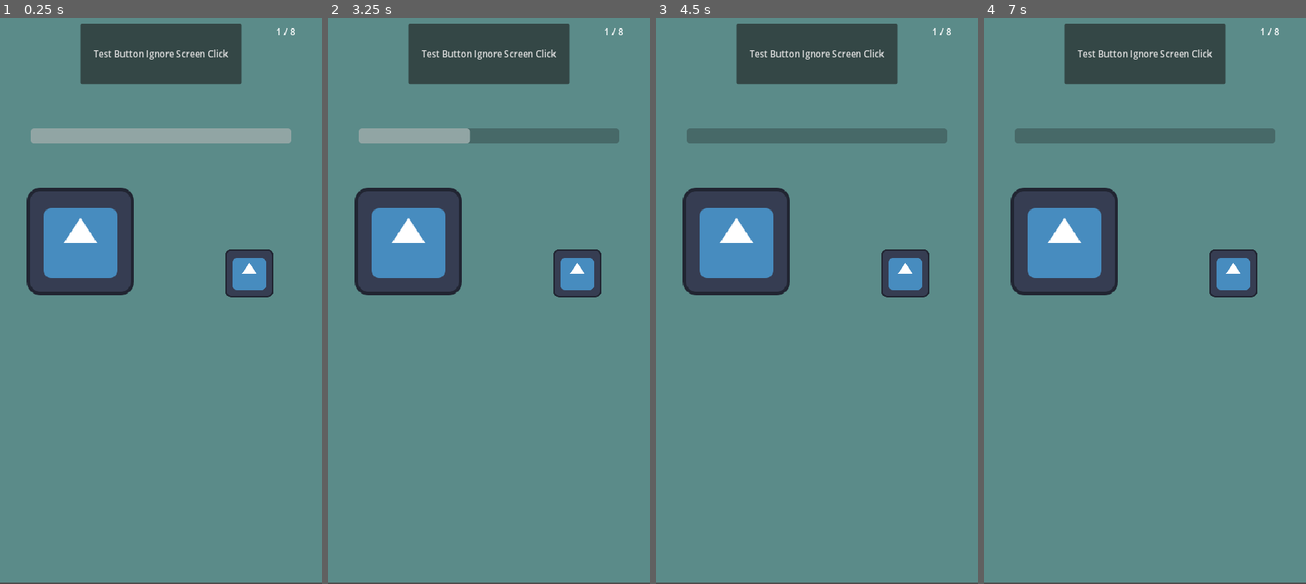
Above: before the commit, frames 1-4 (left to right).
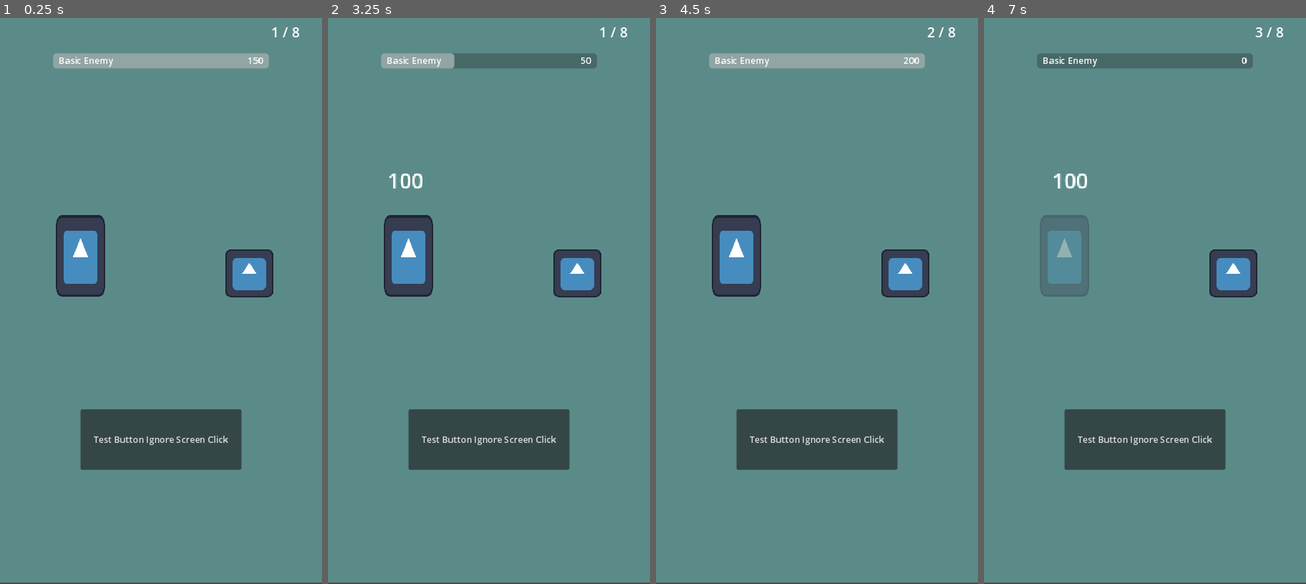
Above: after the commit, the same moments.

Repository: AhwetAlFo2ra/TapTap
Game: Godot game, scene res://GameTest/MainScreen.tscn
Two runs of this game, one before a commit and one after it. Both use one fixed random seed, a clock stepped at 60 frames per second and the inputs below. The project has no main scene, so this scene is started directly. The engine's default icon, where the game draws it, is replaced by a stand-in: a white triangle on a blue panel in a dark square.
Inputs (mouse positions are in pixels of both pictures, inside the frame that each line leads up to):
- Up to frame 1 (0.25 s): no input
- Up to frame 2 (3.25 s): click "Test Button Ignore Screen Cli…" at 0.5 s; click "Test Button Ignore Screen Cli…" at 1.25 s; click "Test Button Ignore Screen Cli…" at 2 s; tap Enter at 2.75 s; move the mouse to (559, 267) at 2.77 s; click (559, 267) at 2.92 s
- Up to frame 3 (4.5 s): move the mouse to (752, 323) at 3.52 s; click (752, 323) at 3.67 s; move the mouse to (849, 170) at 4.27 s; click (849, 170) at 4.42 s
- Up to frame 4 (7 s): tap Space at 5 s; move the mouse to (1128, 414) at 5.02 s; click (1128, 414) at 5.17 s; tap Enter at 5.75 s; move the mouse to (1241, 385) at 5.77 s; click (1241, 385) at 5.92 s; move the mouse to (1048, 210) at 6.52 s; click (1048, 210) at 6.67 s

The runs differ from the first frame. In frame 1, 19% of the frame differs, in the area x 8-93%, y 1-80%; in frame 2, 19%; in frame 3, 19%; in frame 4, 20%.
Error before the commit: Invalid call to function 'get_child' in base 'Node2D'. Expected 2 arguments. (res://GameTest/testInput.gd:34)

Commit message:
floating text and progress bar values

Diff:
--- a/Project/Data/EnemyData/da_boss_base.tres
+++ b/Project/Data/EnemyData/da_boss_base.tres
@@ -1,6 +1,6 @@
 [gd_resource type="Resource" script_class="data_enemy" load_steps=3 format=3 uid="uid://dg1uhi28cdivp"]
 
-[ext_resource type="PackedScene" uid="uid://duue4e7wegw2l" path="res://Data/EnemyVisuals/visual_boss_base.tscn" id="1_4n72u"]
+[ext_resource type="PackedScene" uid="uid://duue4e7wegw2l" path="res://Visuals/EnemyVisuals/visual_boss_base.tscn" id="1_4n72u"]
 [ext_resource type="Script" path="res://Data/Scripts/data_enemy.gd" id="2_vf32n"]
 
 [resource]
--- a/Project/Data/EnemyData/da_enemy_base.tres
+++ b/Project/Data/EnemyData/da_enemy_base.tres
@@ -1,6 +1,6 @@
 [gd_resource type="Resource" script_class="data_enemy" load_steps=3 format=3 uid="uid://hpgh470v6ur5"]
 
-[ext_resource type="PackedScene" uid="uid://0ervluq1w8h1" path="res://Data/EnemyVisuals/visual_enemy_base.tscn" id="1_vqvtd"]
+[ext_resource type="PackedScene" uid="uid://0ervluq1w8h1" path="res://Visuals/EnemyVisuals/visual_enemy_base.tscn" id="1_vqvtd"]
 [ext_resource type="Script" path="res://Data/Scripts/data_enemy.gd" id="2_lb7pg"]
 
 [resource]
--- a/Project/GameTest/MainScreen.tscn
+++ b/Project/GameTest/MainScreen.tscn
@@ -2,7 +2,7 @@
 
 [ext_resource type="Script" path="res://GameTest/testInput.gd" id="1_ryiiv"]
 [ext_resource type="Resource" uid="uid://h70ss64xounk" path="res://Data/LevelData/da_level_1.tres" id="2_yf2ml"]
-[ext_resource type="PackedScene" uid="uid://crxemnn2nc50h" path="res://Data/PlayerVisuals/player.tscn" id="3_fehom"]
+[ext_resource type="PackedScene" uid="uid://crxemnn2nc50h" path="res://Visuals/PlayerVisuals/player.tscn" id="3_fehom"]
 
 [node name="Game" type="Node2D"]
 script = ExtResource("1_ryiiv")
@@ -16,6 +16,7 @@
 size_flags_horizontal = 0
 size_flags_vertical = 0
 color = Color(0.356863, 0.545098, 0.537255, 1)
+metadata/_edit_use_anchors_ = true
 
 [node name="GameClick" type="Button" parent="."]
 modulate = Color(1, 1, 1, 0)
@@ -30,14 +31,38 @@
 position = Vector2(446, 469)
 
 [node name="ProgressBar" type="ProgressBar" parent="."]
-offset_left = 55.0
-offset_top = 210.0
-offset_right = 521.0
-offset_bottom = 237.0
+offset_left = 95.0
+offset_top = 76.0
+offset_right = 481.0
+offset_bottom = 103.0
 mouse_filter = 2
 max_value = 1.0
 value = 0.63
 show_percentage = false
+
+[node name="Label_EnemyName" type="Label" parent="ProgressBar"]
+layout_mode = 1
+anchors_preset = 9
+anchor_bottom = 1.0
+offset_left = 10.0
+offset_right = 150.0
+grow_vertical = 2
+text = "Test Enemy Name"
+vertical_alignment = 1
+
+[node name="Label_EnemyHP" type="Label" parent="ProgressBar"]
+layout_mode = 1
+anchors_preset = 11
+anchor_left = 1.0
+anchor_right = 1.0
+anchor_bottom = 1.0
+offset_left = -91.0
+offset_right = -10.0
+grow_horizontal = 0
+grow_vertical = 2
+text = "1000 HP"
+horizontal_alignment = 2
+vertical_alignment = 1
 
 [node name="Timer" type="Timer" parent="."]
 one_shot = true
@@ -48,15 +73,17 @@
 offset_left = 446.0
 offset_right = 576.0
 offset_bottom = 76.0
+size_flags_horizontal = 4
+theme_override_font_sizes/font_size = 25
 text = "1 / 8"
 horizontal_alignment = 1
 vertical_alignment = 1
 
 [node name="Button" type="Button" parent="UI"]
 offset_left = 144.0
-offset_top = 23.0
+offset_top = 712.0
 offset_right = 432.0
-offset_bottom = 131.0
+offset_bottom = 820.0
 text = "Test Button Ignore Screen Click"
 
 [connection signal="gui_input" from="GameClick" to="." method="_on_game_gui_input"]
--- a/Project/GameTest/testInput.gd
+++ b/Project/GameTest/testInput.gd
@@ -5,6 +5,11 @@
 @onready var timer = $Timer
 @onready var enemy_parent = $EnemyParent
 @onready var label_enemy_count = $UI/Label
+
+@onready var label_enemy_name = $ProgressBar/Label_EnemyName
+@onready var label_enemy_hp = $ProgressBar/Label_EnemyHP
+
+var floating_damage_text = preload("res://Visuals/Effects/FloatingText.tscn")
 
 @export var leve_data: data_level
 var enemy = null
@@ -24,22 +29,29 @@
 func _on_button_gui_input(event):
 	pass # Replace with function body.
 func _on_game_gui_input(event):
-	if enemyHealth < 0:
+	if enemyHealth <= 0:
 		return
 	if event is InputEventScreenTouch and event.is_pressed():
 		enemyHealth -= playerDamage
 		progressBar.value = enemyHealth
+		label_enemy_hp.set_text(str(max(enemyHealth,0)))
 		var tween = create_tween().set_parallel(true)
-		enemy.get_child
-		tween.tween_property(enemy.get_child(), "rotation_degrees", (randi() % 40 + -20), 0.05)
-		tween.chain().tween_property(enemy.get_child(), "rotation_degrees", 0, 0.05)
+
+		tween.tween_property(enemy.get_child(0), "rotation_degrees", (randi() % 40 + -20), 0.05)
+		tween.chain().tween_property(enemy.get_child(0), "rotation_degrees", 0, 0.05)
+
+		var text_instance = floating_damage_text.instantiate()
+		text_instance.amount = playerDamage
+		add_child(text_instance)
+		var test = enemy.get_child(0).get_scale()
+		text_instance.position = enemy.get_child(0).get_global_position()-Vector2(0,test.y*64)
 		if enemyHealth <= 0:
 			#enemy.visible = false
 			enemy_dead_counter += 1
 			label_enemy_count.text = "{value} / 8".format({"value": ((enemy_dead_counter % 8)+1)})
-			progressBar.visible = false
+			#progressBar.visible = false
 			timer.start(0.8)
-			tween.tween_property(enemy.get_child(), "modulate", Color.TRANSPARENT, 0.4)
+			tween.tween_property(enemy.get_child(0), "modulate", Color.TRANSPARENT, 0.4)
 
 
 func _on_respawntimer_timeout():
@@ -49,7 +61,7 @@
 	else:
 		_get_weak_enemy()
 	enemy.visible = true
-	progressBar.visible = true
+	#progressBar.visible = true
 	enemy.modulate = Color.WHITE
 
 func _get_random_in_range(min:float, max:float) -> float:
@@ -57,18 +69,24 @@
 
 func _get_weak_enemy():
 	var enemy_data = leve_data.enemy_weak[randi() % leve_data.enemy_weak.size()]
+	label_enemy_name.set_text(enemy_data.display_name)
 	enemy = enemy_data.enemy_visual.instantiate()
 	enemy_parent.add_child(enemy)
 	enemyHealth = _get_random_in_range(leve_data.enemy_weak_minHP, leve_data.enemy_weak_maxHP)
+	enemyHealth = snappedi(enemyHealth, 50)
+	label_enemy_hp.set_text(str(enemyHealth))
 
 	progressBar.max_value = enemyHealth
 	progressBar.value = enemyHealth
 
 func _get_boss_enemy():
 	var enemy_data = leve_data.enemy_boss
+	label_enemy_name.set_text(enemy_data.display_name)
 	enemy = enemy_data.enemy_visual.instantiate()
 	enemy_parent.add_child(enemy)
 	enemyHealth = _get_random_in_range(leve_data.enemy_boss_minHP, leve_data.enemy_boss_maxHP)
+	enemyHealth = snappedi(enemyHealth, 50)
+	label_enemy_hp.set_text(str(enemyHealth))
 
 	progressBar.max_value = enemyHealth
 	progressBar.value = enemyHealth
--- /dev/null
+++ b/Project/Visuals/Effects/FloatingText.tscn
@@ -0,0 +1,25 @@
+[gd_scene load_steps=2 format=3 uid="uid://cq8p25ptphw2q"]
+
+[ext_resource type="Script" path="res://Visuals/Effects/Scripts/FloatingText.gd" id="1_s11pa"]
+
+[node name="FloatingText" type="Node2D"]
+scale = Vector2(0.7, 0.7)
+script = ExtResource("1_s11pa")
+
+[node name="Label" type="Label" parent="."]
+anchors_preset = 8
+anchor_left = 0.5
+anchor_top = 0.5
+anchor_right = 0.5
+anchor_bottom = 0.5
+offset_left = -75.0
+offset_top = -24.0
+offset_right = 75.0
+offset_bottom = 26.0
+grow_horizontal = 2
+grow_vertical = 2
+size_flags_horizontal = 4
+theme_override_font_sizes/font_size = 25
+text = "200"
+horizontal_alignment = 1
+vertical_alignment = 1
--- /dev/null
+++ b/Project/Visuals/Effects/Scripts/FloatingText.gd
@@ -0,0 +1,24 @@
+extends Node2D
+
+@onready var label = $Label
+
+var amount = 0
+var velocity: Vector2
+
+func _ready():
+	label.set_text(str(amount))
+
+	randomize()
+	var side_movement = randi() % 121 - 60
+	velocity = Vector2(side_movement, 200)
+
+	var tween = create_tween().set_parallel(true).set_ease(Tween.EASE_IN_OUT)
+	tween.tween_property(self, "scale", Vector2(1.5,1.5), 0.1)
+	tween.chain().tween_property(self, "scale", Vector2(0.1,0.1), 0.3).set_delay(0.3)
+	tween.connect("finished", on_tween_finished)
+
+func on_tween_finished():
+	self.queue_free()
+
+func _process(delta):
+	position -= velocity * delta
--- a/Project/Data/EnemyVisuals/visual_boss_base.tscn
+++ b/Project/Visuals/EnemyVisuals/visual_boss_base.tscn
@@ -5,6 +5,6 @@
 [node name="visual_enemy_base" type="Node2D"]
 
 [node name="Enemy" type="Sprite2D" parent="."]
-position = Vector2(0, -200)
-scale = Vector2(1.71875, 3.09375)
+position = Vector2(0, -128)
+scale = Vector2(1.0625, 1.96875)
 texture = ExtResource("1_hw45v")
--- a/Project/Data/EnemyVisuals/visual_enemy_base.tscn
+++ b/Project/Visuals/EnemyVisuals/visual_enemy_base.tscn
@@ -5,6 +5,6 @@
 [node name="visual_enemy_base" type="Node2D"]
 
 [node name="Enemy" type="Sprite2D" parent="."]
-position = Vector2(0, -100)
-scale = Vector2(1.5, 1.5)
+position = Vector2(0, -74)
+scale = Vector2(0.6875, 1.14062)
 texture = ExtResource("1_p0fio")
Renamed: Project/Data/PlayerVisuals/player.tscn -> Project/Visuals/PlayerVisuals/player.tscn
